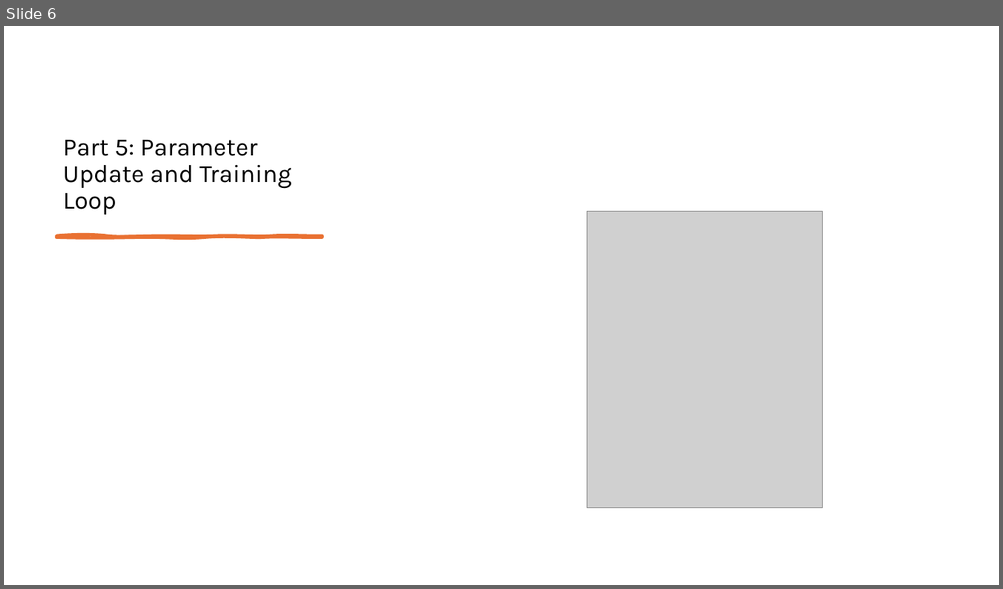
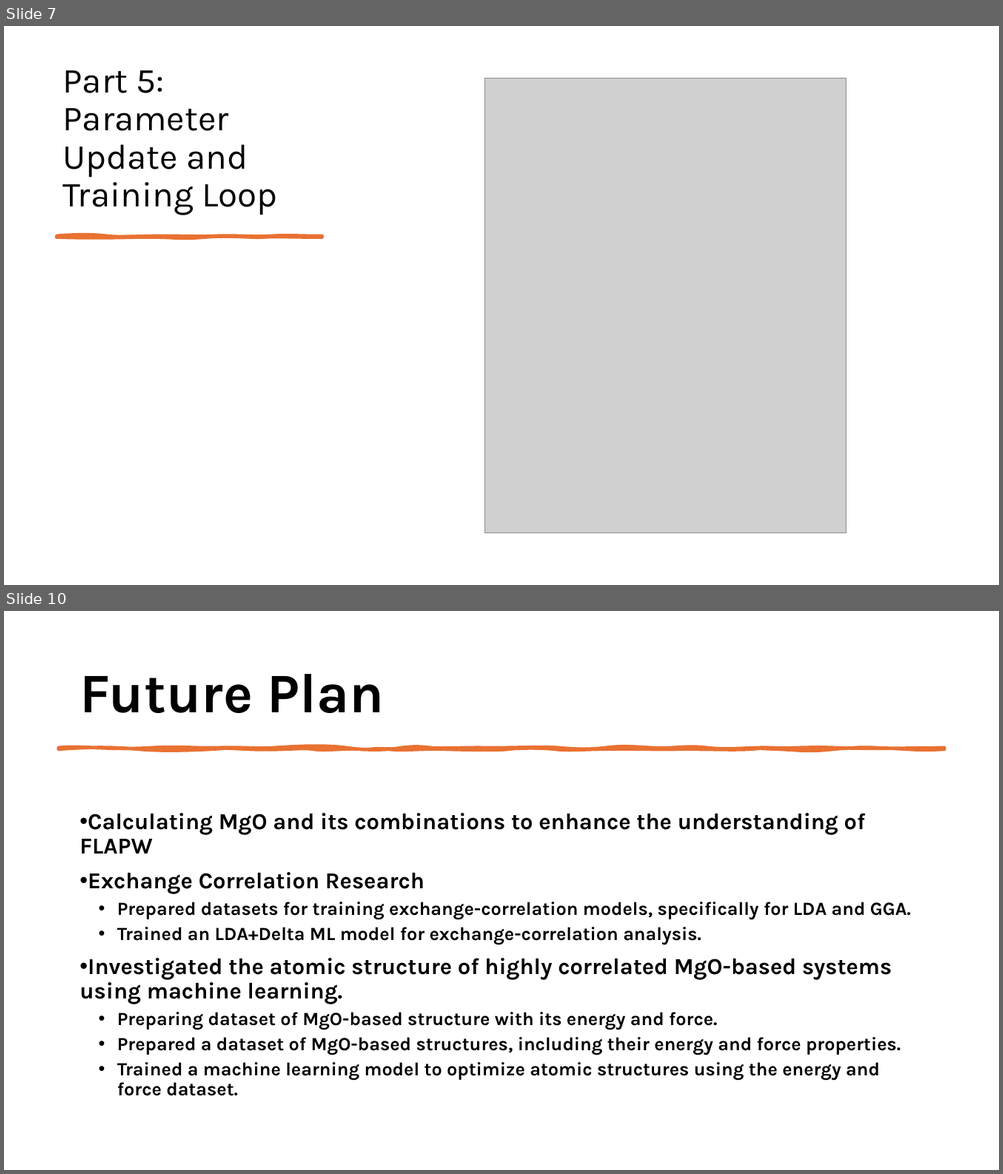
Before and after one commit to andim53/ml-ex-corr, a slide deck: presentation.pptx. Shown one above the other, each under a label of ours: slide 6 before the commit, slides 7 and 10 after it; the slides between them are not shown. The pictures are 1003x589 and 1003x1174 pixels, drawn with LibreOffice and Linux fonts; fonts in the diff are those of the drawing; grey boxes stand for pictures. Boxes give left, top, right and bottom in pixels: in the first picture for what was removed or moved away, otherwise in the second. Text is boxed around its words. In the diff, an @@ line names an element or a change of style, - is before the commit and + after.

```diff
--- a/presentation.pptx
+++ b/presentation.pptx
@@ slide 10 added at (4, 611, 999, 1170), background #FFFFFF @@
@@ title added at (79, 674, 384, 713), 54 pt, text #000000, bold @@
+Future Plan
@@ freeform shape added at (59, 748, 944, 749), fill #E97132, outline #E97132 3.25 pt @@
@@ subtitle added at (79, 813, 910, 1096), 18 pt, text #000000, bold @@
+• Calculating MgO and its combinations to enhance the understanding of FLAPW
+• Exchange Correlation Research
+  • Prepared datasets for training exchange-correlation models, specifically for LDA and GGA.
+  • Trained an LDA+Delta ML model for exchange-correlation analysis.
+• Investigated the atomic structure of highly correlated MgO-based systems using machine learning.
+  • Preparing dataset of MgO-based structure with its energy and force.
+  • Prepared a dataset of MgO-based structures, including their energy and force properties.
+  • Trained a machine learning model to optimize atomic structures using the energy and force dataset.
@@ what was slide 6 is now slide 7 @@
@@ slide 7 changed as well @@
@@ title "Part 5: Parameter Update and ..." at (63, 70, 277, 215): size 24 to 34 pt @@
@@ picture: place and size @@
-picture at (586, 211, 822, 508)
+picture at (485, 79, 845, 534)
```
Also in this commit, not shown: 3 other slides changed, 7 other slides added, 2 slides removed, 2 other files.
